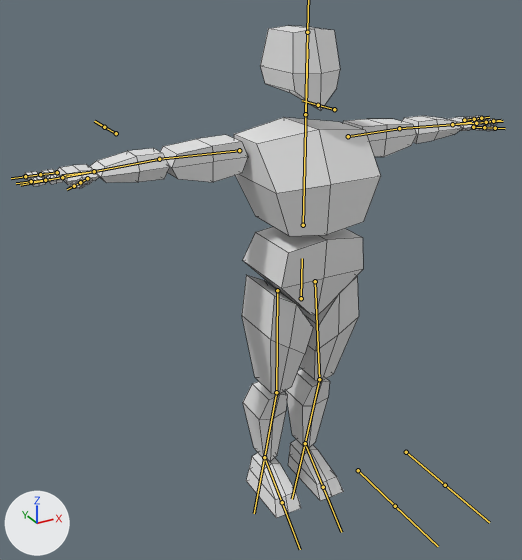
A saved change to the FBX model Crystal Menace/Assets/Models/Characters/MercerAnimReady.fbx.
One viewpoint serves both versions: a 50 mm lens placed at (-3.48, -5.5, 5.43), pointed at (-0.36, 0.17, 2.59). The axes (+X, +Y, +Z) are drawn at lower left. The lights are the same throughout. The bones that bend it are drawn over the model as lines. Mesh edges are drawn as thin lines.
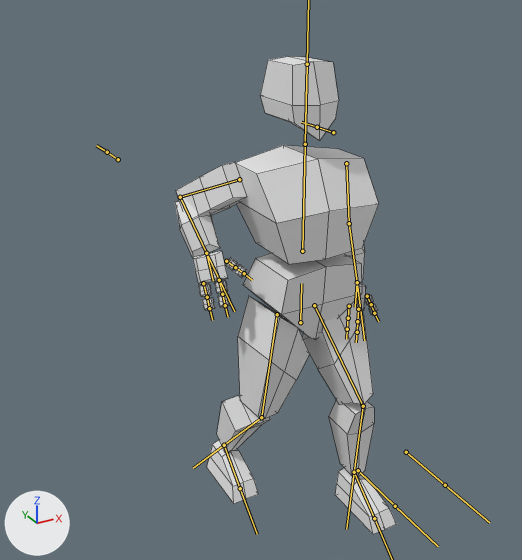
The newer file adds an action. The first version stands in its rest pose; the second is drawn at frame 1 of the action 'Armature|attack'.

Pixel boxes [x1, y1, x2, y2] of what changed, in the pictures (522 x 560 px):
'Cube.014', posed (53% narrower)
    before: [24, 25, 498, 518]
    after: [175, 56, 397, 534]
bone 'Hips', root to tip
    before: (301, 298) to (302, 258)
    after: (300, 322) to (301, 283)
bone 'Arm.L', root to tip
    before: (348, 136) to (399, 128)
    after: (346, 163) to (349, 223)
bone 'ForeArm.L', root to tip
    before: (399, 128) to (452, 124)
    after: (349, 223) to (357, 282)
bone 'Arm.R', root to tip
    before: (239, 150) to (159, 159)
    after: (239, 179) to (180, 197)
bone 'ForeArm.R', root to tip
    before: (159, 159) to (94, 171)
    after: (180, 197) to (206, 253)
bone 'HandIk.L', root to tip
    before: (452, 124) to (452, 124)
    after: (357, 282) to (356, 282)
bone 'HandIk.R', root to tip
    before: (94, 171) to (94, 171)
    after: (206, 253) to (206, 253)
bone 'Thigh.L', root to tip
    before: (315, 281) to (319, 379)
    after: (314, 305) to (363, 406)
bone 'Leg.L', root to tip
    before: (319, 379) to (305, 443)
    after: (363, 406) to (354, 472)
bone 'Thigh.R', root to tip
    before: (277, 290) to (276, 392)
    after: (277, 314) to (261, 417)
bone 'Leg.R', root to tip
    before: (276, 392) to (264, 457)
    after: (261, 417) to (224, 445)
bone 'HeelIk.L', root to tip
    before: (305, 443) to (304, 443)
    after: (354, 472) to (353, 471)
bone 'HeelIk.R', root to tip
    before: (264, 457) to (264, 457)
    after: (224, 445) to (223, 444)

What changed in the scene script:
```text
Change bone_hips:
    where bone_hips = bpy.data.objects['Armature'].pose.bones['Hips']
    bone_hips.location: (0.0, 0.0, 0.0) -> (0.0, -0.26, 0.0)
Change bone_arm_l:
    where bone_arm_l = bpy.data.objects['Armature'].pose.bones['Arm.L']  # child of 'Chest'
    bone_arm_l.rotation_quaternion: (1.0, 0.0, 0.0, 0.0) -> (0.74, 0.134, 0.303, -0.585)  # degrees (0, 0, 0) -> degrees (-11, 37, -80)
Change bone_forearm_l:
    where bone_forearm_l = bpy.data.objects['Armature'].pose.bones['ForeArm.L']  # child of 'Arm.L'
    bone_forearm_l.rotation_quaternion: (1.0, 0.0, 0.0, 0.0) -> (0.988, 0.153, 0.0, 0.009)  # degrees (0, 0, 0) -> degrees (18, 0, 1)
Change bone_arm_r:
    where bone_arm_r = bpy.data.objects['Armature'].pose.bones['Arm.R']  # child of 'Chest'
    bone_arm_r.rotation_quaternion: (1.0, 0.0, 0.0, 0.0) -> (0.752, -0.219, -0.49, 0.382)  # degrees (0, 0, 0) -> degrees (-59, -35, 74)
Change bone_forearm_r:
    where bone_forearm_r = bpy.data.objects['Armature'].pose.bones['ForeArm.R']  # child of 'Arm.R'
    bone_forearm_r.rotation_quaternion: (1.0, 0.0, 0.0, 0.0) -> (0.705, 0.708, 0.0, -0.042)  # degrees (0, 0, 0) -> degrees (90, 3, -3)
Change bone_handik_l:
    where bone_handik_l = bpy.data.objects['Armature'].pose.bones['HandIk.L']  # child of 'Chest'
    bone_handik_l.location: (0.0, 0.0, 0.0) -> (1.25, -0.08, -1.18)
    bone_handik_l.rotation_quaternion: (1.0, 0.0, 0.0, 0.0) -> (0.638, 0.082, 0.763, -0.068)  # degrees (0, 0, 0) -> degrees (0, 100, -12)
Change bone_handik_r:
    where bone_handik_r = bpy.data.objects['Armature'].pose.bones['HandIk.R']  # child of 'Chest'
    bone_handik_r.location: (0.0, 0.0, 0.0) -> (-0.7, 0.15, -1.04)
    bone_handik_r.rotation_quaternion: (1.0, 0.0, 0.0, 0.0) -> (0.688, 0.36, -0.625, -0.077)  # degrees (0, 0, 0) -> degrees (94, -54, -70)
Change bone_thigh_l:
    where bone_thigh_l = bpy.data.objects['Armature'].pose.bones['Thigh.L']  # child of 'Hips'
    bone_thigh_l.rotation_quaternion: (1.0, 0.0, 0.0, 0.0) -> (0.949, 0.307, 0.04, 0.065)  # degrees (0, 0, 0) -> degrees (36, 2, 9)
Change bone_leg_l:
    where bone_leg_l = bpy.data.objects['Armature'].pose.bones['Leg.L']  # child of 'Thigh.L'
    bone_leg_l.rotation_quaternion: (1.0, 0.0, 0.0, 0.0) -> (0.959, -0.283, 0.0, -0.037)  # degrees (0, 0, 0) -> degrees (-33, -1, -4)
Change bone_thigh_r:
    where bone_thigh_r = bpy.data.objects['Armature'].pose.bones['Thigh.R']  # child of 'Hips'
    bone_thigh_r.rotation_quaternion: (1.0, 0.0, 0.0, 0.0) -> (0.996, 0.004, -0.04, -0.083)  # degrees (0, 0, 0) -> degrees (1, -4, -10)
Change bone_leg_r:
    where bone_leg_r = bpy.data.objects['Armature'].pose.bones['Leg.R']  # child of 'Thigh.R'
    bone_leg_r.rotation_quaternion: (1.0, 0.0, 0.0, 0.0) -> (0.969, -0.244, 0.0, 0.032)  # degrees (0, 0, 0) -> degrees (-28, 1, 4)
Change bone_heelik_l:
    where bone_heelik_l = bpy.data.objects['Armature'].pose.bones['HeelIk.L']
    bone_heelik_l.location: (0.0, 0.0, 0.0) -> (-0.2, -0.69, 0.0)
Change bone_heelik_r:
    where bone_heelik_r = bpy.data.objects['Armature'].pose.bones['HeelIk.R']
    bone_heelik_r.location: (0.0, 0.0, 0.0) -> (0.3, 0.42, 0.0)
```
